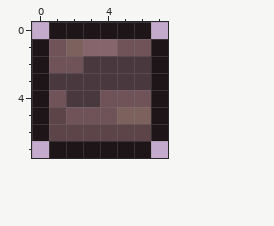
A pixel-art sprite gets an edit: Content/Items/PackedMud_item.png. This is how it looked before the edit.
The file is 16x16 pixels, drawn in blocks of 2x2; one block is one cell here.
New version:
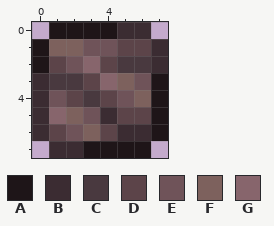
Palette (. is transparent): A #1e1518  B #3b2c32  C #49393f  D #5c4449  E #6f5359  F #7d615d  G #87656c
From old to new:
{"y":0,"x":5,"old":"AA","new":"BB"}
{"y":1,"x":1,"old":"E","new":"F"}
{"y":1,"x":3,"old":"GGEEA","new":"EEDDB"}
{"y":2,"x":1,"old":"E","new":"D"}
{"y":2,"x":3,"old":"CC","new":"GD"}
{"y":2,"x":7,"old":"A","new":"B"}
{"y":3,"x":0,"old":"A","new":"B"}
{"y":3,"x":3,"old":"CCCC","new":"DGFE"}
{"y":4,"x":0,"old":"A","new":"B"}
{"y":4,"x":2,"old":"C","new":"D"}
{"y":4,"x":4,"old":"E","new":"D"}
{"y":4,"x":6,"old":"E","new":"F"}
{"y":5,"x":0,"old":"ADE","new":"BGF"}
{"y":5,"x":4,"old":"EFF","new":"BDD"}
{"y":6,"x":0,"old":"A","new":"B"}
{"y":6,"x":2,"old":"DD","new":"EF"}
{"y":6,"x":5,"old":"DD","new":"BB"}
{"y":7,"x":1,"old":"AA","new":"BB"}
{"label":"changed","picture_box":[32,22,168,158]}
